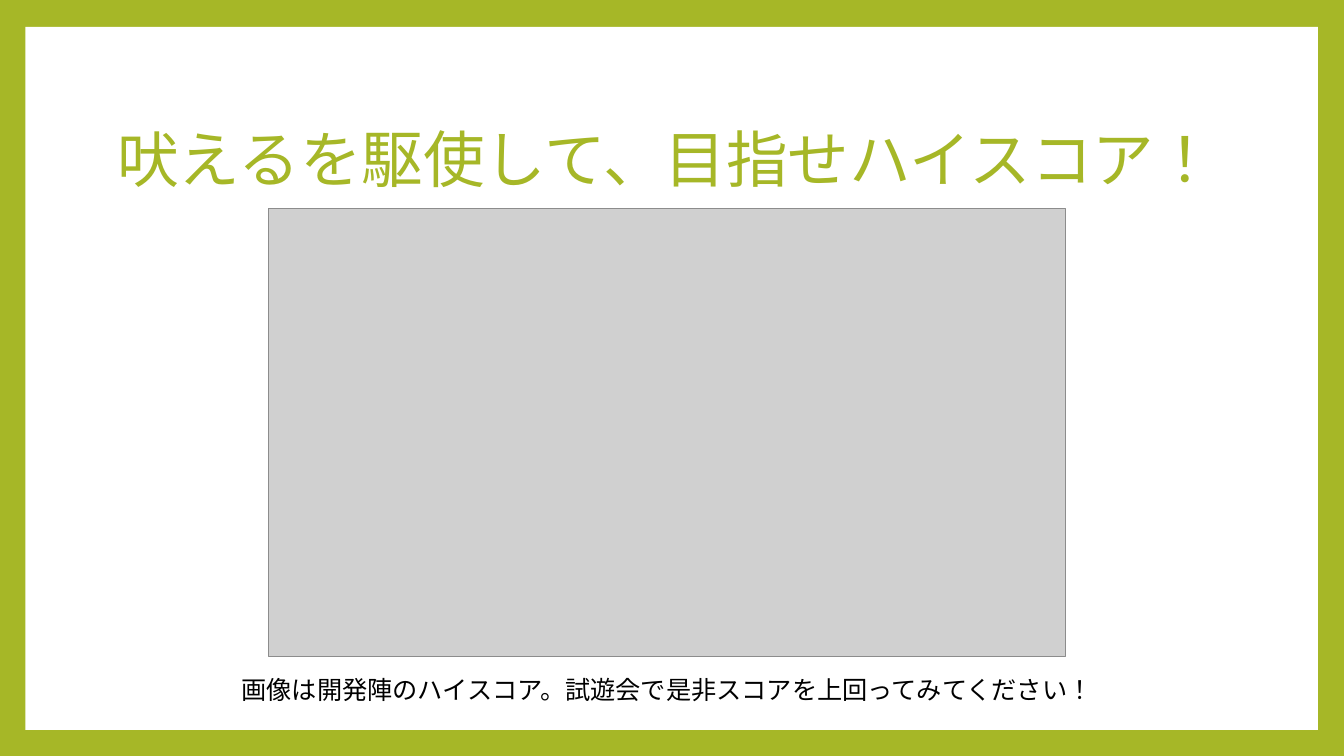
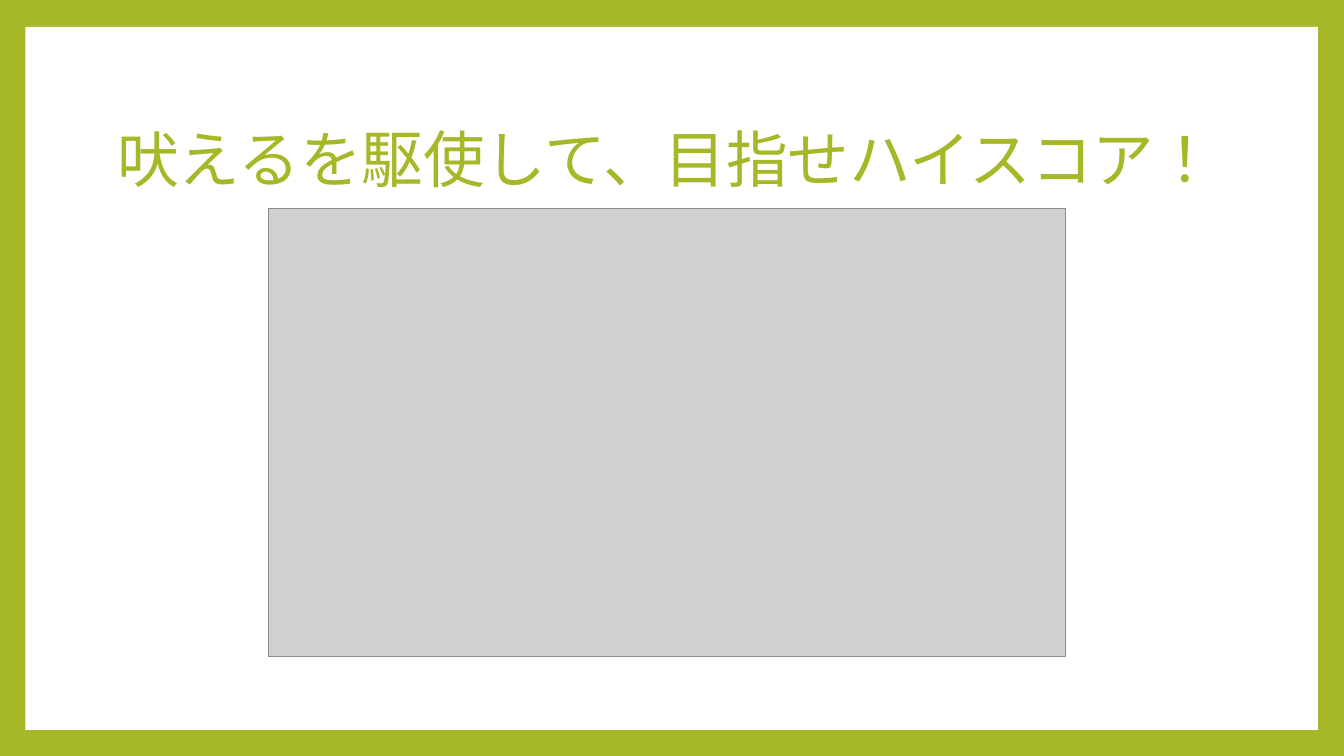
Before and after one commit to komura-athushi/yoshimoto, a slide deck: slide 7 of ゲーム説明.pptx (slide 4 before the commit). Drawn at 1344x756 pixels with LibreOffice and Linux fonts; fonts in the diff are those of the drawing; grey boxes stand for pictures. Boxes give left, top, right and bottom in pixels: in the first picture for what was removed or moved away, otherwise in the second. Text is boxed around its words. In the diff, an @@ line names an element or a change of style, - is before the commit and + after.

Commit message:
ポートフォリオを書き直しました。 担当箇所とかの場所は各自書いてください。

```diff
--- a/ゲーム説明.pptx
+++ b/ゲーム説明.pptx
@@ text removed at bbox=[242, 677, 1093, 701] @@
-画像は開発陣のハイスコア。試遊会で是非スコアを上回ってみてください！
```
Also in this commit, not shown: 1 other slide changed, 3 slides added.
